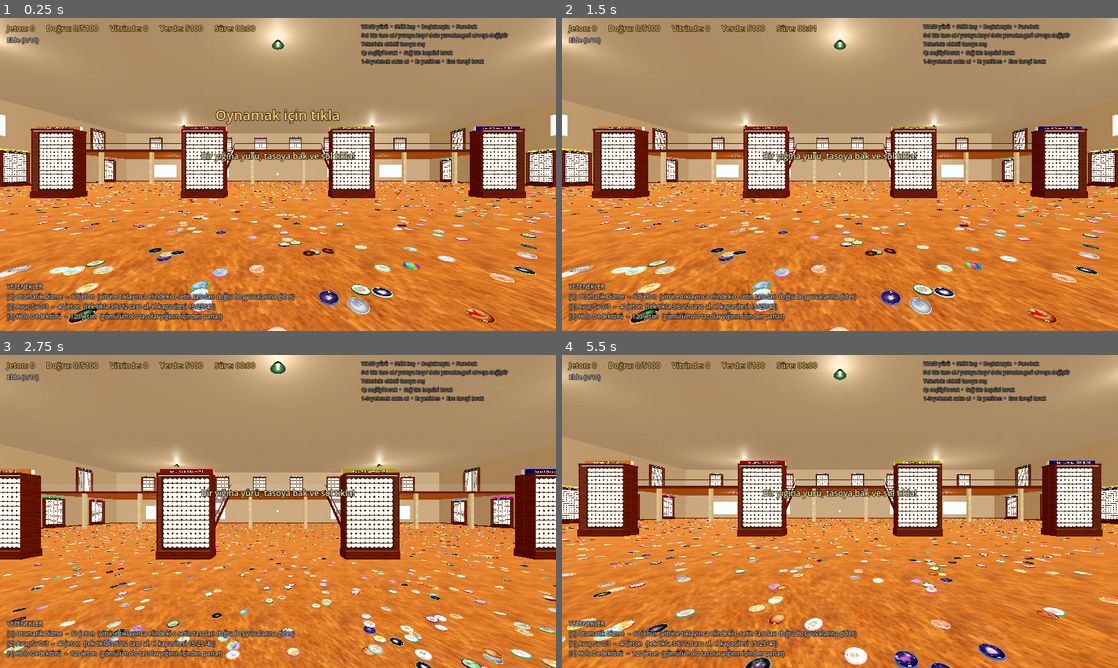
Above: before the commit, frames 1-4 (two rows, left to right).
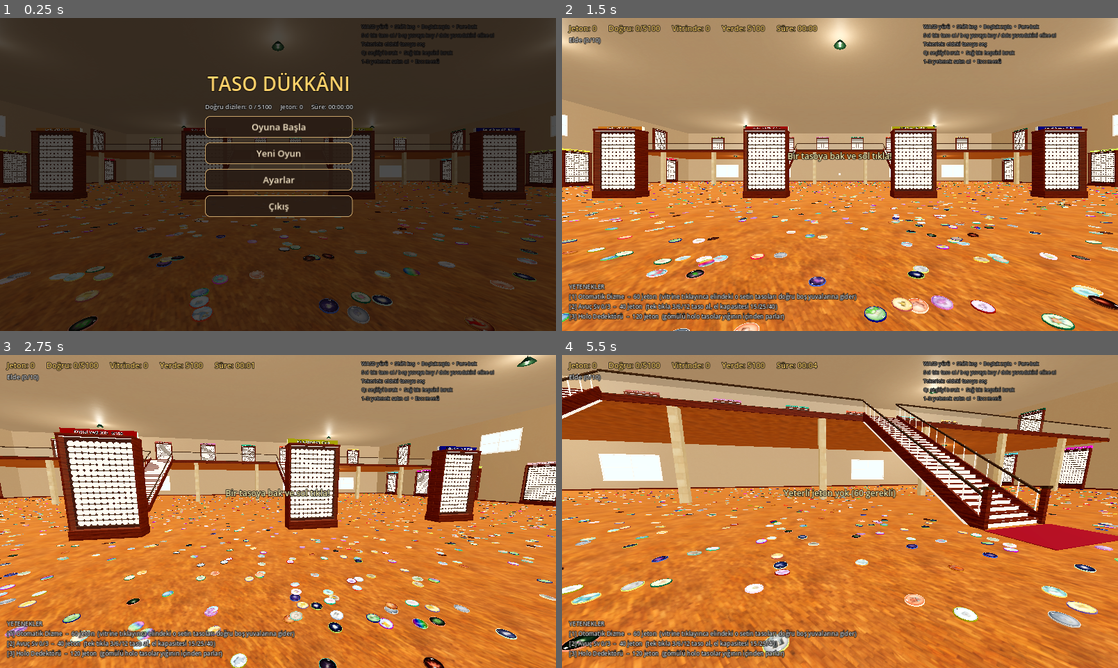
Above: after the commit, the same moments.

Repository: bogacavdar/tasoTidyUp
Game: Godot game, scene res://main.tscn
The game is run twice, just before and just after one commit, with the same random seed, the same clock (stepped at 60 frames per second) and the same inputs.
Inputs (mouse positions are in pixels of both pictures, inside the frame that each line leads up to):
- Up to frame 1 (0.25 s): no input
- Up to frame 2 (1.5 s): click (840, 152) at 0.5 s, where only the run after the commit has a clickable "Yeni Oyun"; click (840, 152) at 1.25 s, where only the run after the commit has a clickable "Emin misin? Tüm ilerleme sili…"
- Up to frame 3 (2.75 s): tap Enter at 2 s; move the mouse to (305, 511) at 2.02 s; hold W from 2.03 s (still down); tap R at 2.1 s; click (305, 511) at 2.17 s; tap Space at 2.27 s
- Up to frame 4 (5.5 s): keep holding W; move the mouse to (812, 511) at 2.77 s; tap R at 2.85, 3.8, 4.55, 5.3 s; click (812, 511) at 2.92 s; tap Space at 3.02, 4.52, 5.27 s; move the mouse to (851, 505) at 3.52 s; hold Shift 3.53-4.28 s; click (851, 505) at 3.67 s; move the mouse to (834, 517) at 4.27 s; tap Q at 4.35 s; click (834, 517) at 4.42 s; move the mouse to (878, 514) at 5.02 s; tap 1 at 5.1 s; click (878, 514) at 5.17 s

The runs differ from the first frame. In frame 1, 99% of the frame differs, in the area x 0-100%, y 0-100%; in frame 2, 8.2%; in frame 3, 42%; in frame 4, 52%.

Commit message:
Kayıt sistemi (otomatik + menüden), açılış/duraklatma menüsü, ayarlar; R tuşu kaldırıldı; dolu yuvaya tıklayınca taso ele gelir
Co-Authored-By: Claude Opus 5.5 <noreply@anthropic.com>
Claude-Session: https://claude.ai/code/session_01BTyhiHLjtdzr61JEp6Kda6

Diff:
--- a/main.gd
+++ b/main.gd
@@ -42,7 +42,9 @@
 const SPRINT_MULT := 2.0
 const JUMP_VELOCITY := 4.8
 const GRAVITY := 12.0
-const MOUSE_SENS := 0.0025
+const SAVE_PATH := "user://kayit.json"
+const SETTINGS_PATH := "user://ayarlar.json"
+const AUTOSAVE_SEC := 20.0
 
 const SETS := [
 	{"name": "Kor Vadisi", "code": "KV"}, {"name": "Derin Su", "code": "DS"},
@@ -168,7 +170,6 @@
 var last_sfx_frame := -1
 
 # Dokunmatik (telefon) kontrolleri
-const TOUCH_LOOK_SENS := 0.005
 const JOY_RADIUS := 110.0
 var touch_mode := false
 var move_id := -1
@@ -183,6 +184,25 @@
 var joy_base: Panel
 var joy_knob: Panel
 
+# Kayıt ve menü
+static var skip_menu := false        # "Yeni Oyun" sonrası menüyü atlayıp doğrudan başla
+var mouse_sens := 0.0025
+var touch_sens := 0.005
+var volume := 0.8
+var loading := false
+var save_dirty := false
+var save_timer := 0.0
+var started := false
+var menu_layer: CanvasLayer
+var menu_main: Control
+var menu_settings: Control
+var menu_stats: Label
+var btn_continue: Button
+var btn_new: Button
+var btn_save: Button
+var new_confirm := false
+var capture_grace := 0.0
+
 var hud_stats: Label
 var hud_info: Label
 var hud_hand: Label
@@ -199,13 +219,25 @@
 	_build_atlas()
 	_make_taso_material()
 	_make_env_materials()
+	_load_settings()
 	_build_world()
 	_build_player()
-	_spawn_tasos()
+	var data := _read_save()
+	_spawn_tasos(data)
 	_build_pile()
 	_build_hud()
 	_build_sounds()
-	_say("Bir yığına yürü, tasoya bak ve sol tıkla!")
+	if not data.is_empty():
+		_apply_save(data)
+		_say("Kaldığın yerden devam ediyorsun")
+	else:
+		_say("Bir tasoya bak ve sol tıkla!")
+	_build_menu(not data.is_empty())
+	if skip_menu:
+		skip_menu = false
+		_close_menu()
+	else:
+		_open_menu()
 
 
 func _init_skills() -> void:
@@ -891,7 +923,24 @@
 
 
 # ---------------- Tasolar ----------------
-func _spawn_tasos() -> void:
+func _spawn_tasos(data: Dictionary) -> void:
+	if data.has("tasos"):
+		var list: Array = data["tasos"]
+		for i in list.size():
+			var e: Array = list[i]
+			var holo_s: bool = int(e[2]) == 1
+			tasos.append({"grp": int(e[0]), "num": int(e[1]), "holo": holo_s})
+			if holo_s:
+				holo_list.append(i)
+			paid.append(int(e[3]) == 1)
+			var ip: bool = int(e[4]) == 1
+			in_pile.append(ip)
+			var q := Quaternion(float(e[8]), float(e[9]), float(e[10]), float(e[11])).normalized()
+			pile_xf.append(Transform3D(Basis(q), Vector3(float(e[5]), float(e[6]), float(e[7]))))
+			if ip:
+				_grid_add(i)
+				pile_count += 1
+		return
 	var pairs: Array = []
 	for g in set_count:
 		for n in NUMBERS_PER_SET:
@@ -950,7 +999,7 @@
 		var t: Dictionary = tasos[i]
 		var mm: MultiMesh = pile_mms[t["grp"]]
 		var k: int = t["num"] - 1
-		mm.set_instance_transform(k, pile_xf[i])
+		mm.set_instance_transform(k, pile_xf[i] if in_pile[i] else hidden_xf)
 		mm.set_instance_custom_data(k, _custom(i))
 		mm.set_instance_color(k, _taso_color(i))
 		var smm: MultiMesh = shelf_mms[t["grp"]]
@@ -1020,6 +1069,7 @@
 
 
 func _take(i: int) -> void:
+	save_dirty = true
 	_grid_remove(i)
 	in_pile[i] = false
 	pile_count -= 1
@@ -1028,6 +1078,7 @@
 
 
 func _put_in_pile(i: int, xf: Transform3D) -> void:
+	save_dirty = true
 	pile_xf[i] = xf
 	in_pile[i] = true
 	pile_count += 1
@@ -1093,6 +1144,15 @@
 
 
 func _process(delta: float) -> void:
+	if save_dirty:
+		save_timer += delta
+		if save_timer >= AUTOSAVE_SEC:
+			_write_save()
+	# tarayıcıda Esc fare kilidini kendisi kaldırır: o zaman menüyü aç
+	if capture_grace > 0.0:
+		capture_grace -= delta
+	elif started and not touch_mode and Input.mouse_mode != Input.MOUSE_MODE_CAPTURED:
+		_open_menu()
 	anim += delta
 	if not finished:
 		elapsed += delta
@@ -1108,8 +1168,8 @@
 		_touch_input(event)
 		return
 	if event is InputEventMouseMotion and Input.mouse_mode == Input.MOUSE_MODE_CAPTURED:
-		player.rotate_y(-event.relative.x * MOUSE_SENS)
-		cam.rotation.x = clampf(cam.rotation.x - event.relative.y * MOUSE_SENS, -1.5, 1.5)
+		player.rotate_y(-event.relative.x * mouse_sens)
+		cam.rotation.x = clampf(cam.rotation.x - event.relative.y * mouse_sens, -1.5, 1.5)
 		return
 	if event is InputEventMouseButton and event.pressed:
 		if Input.mouse_mode != Input.MOUSE_MODE_CAPTURED:
@@ -1128,11 +1188,9 @@
 	if event is InputEventKey and event.pressed and not event.echo:
 		match event.keycode:
 			KEY_ESCAPE:
-				Input.mouse_mode = Input.MOUSE_MODE_VISIBLE
+				_open_menu()
 			KEY_Q:
 				_drop(true)
-			KEY_R:
-				get_tree().reload_current_scene()
 			KEY_1:
 				_try_buy("oto")
 			KEY_2:
@@ -1180,8 +1238,8 @@
 			joy_knob.position = move_origin + off - joy_knob.size / 2.0
 		elif e.index == look_id:
 			look_travel += e.relative.length()
-			player.rotate_y(-e.relative.x * TOUCH_LOOK_SENS)
-			cam.rotation.x = clampf(cam.rotation.x - e.relative.y * TOUCH_LOOK_SENS, -1.5, 1.5)
+			player.rotate_y(-e.relative.x * touch_sens)
+			cam.rotation.x = clampf(cam.rotation.x - e.relative.y * touch_sens, -1.5, 1.5)
 
 
 func _round_panel(col: Color, size: float) -> Panel:
@@ -1230,6 +1288,7 @@
 	run.toggled.connect(func(on: bool): touch_sprint = on)
 	_touch_button(layer, "Bırak", Vector2(1420, 560), Vector2(150, 110)).pressed.connect(func(): _drop(true))
 	_touch_button(layer, "Hepsini\nbırak", Vector2(1260, 620), Vector2(140, 110)).pressed.connect(func(): _drop(false))
+	_touch_button(layer, "Menü", Vector2(1440, 20), Vector2(140, 70)).pressed.connect(func(): _open_menu())
 	_touch_button(layer, "<", Vector2(20, 110), Vector2(90, 80)).pressed.connect(func(): _cycle(-1))
 	_touch_button(layer, ">", Vector2(120, 110), Vector2(90, 80)).pressed.connect(func(): _cycle(1))
 	for k in SKILL_ORDER.size():
@@ -1358,16 +1417,13 @@
 		hand.remove_at(sel)
 		_place(i, g, slot)
 	else:
-		# Dolu yuva: el boşsa geri al, doluysa seçiliyle yer değiştir
-		if hand.is_empty():
-			var old := _unplace(g, slot)
-			hand.append(old)
-			sel = 0
-		else:
-			var i: int = hand[sel]
-			var old := _unplace(g, slot)
-			hand[sel] = old
-			_place(i, g, slot)
+		# Dolu yuva: bir yuvada tek taso olur; tıklayınca oradaki taso ele gelir
+		if hand.size() >= _cap():
+			_say("Elin dolu (%d)! Önce bir tasoyu yerleştir ya da bırak" % _cap())
+			return
+		var old := _unplace(g, slot)
+		hand.append(old)
+		sel = hand.size() - 1
 	sel = clampi(sel, 0, maxi(hand.size() - 1, 0))
 	_rebuild_hand()
 
@@ -1376,13 +1432,15 @@
 	var t: Dictionary = tasos[i]
 	slots[g][n] = i
 	placed += 1
+	save_dirty = true
 	var shelf: Node3D = shelves[g]
 	var smm: MultiMesh = shelf_mms[t["grp"]]
 	smm.set_instance_transform(int(t["num"]) - 1, shelf.global_transform * Transform3D(Basis(Vector3.RIGHT, PI / 2), _slot_local(n) + Vector3(0, 0, 0.009)))
 	if _is_correct(g, n):
 		correct += 1
-		_play(snd_holo if t["holo"] else snd_correct)
-		if not paid[i]:
+		if not loading:
+			_play(snd_holo if t["holo"] else snd_correct)
+		if not paid[i] and not loading:
 			paid[i] = true
 			coins += COIN_HOLO if t["holo"] else COIN_PLACE
 			if t["holo"]:
@@ -1397,6 +1455,7 @@
 		correct -= 1
 	slots[g][n] = -1
 	placed -= 1
+	save_dirty = true
 	var t: Dictionary = tasos[i]
 	var smm: MultiMesh = shelf_mms[t["grp"]]
 	smm.set_instance_transform(int(t["num"]) - 1, hidden_xf)
@@ -1429,7 +1488,7 @@
 		hm.emission_enabled = done
 		for k in NUMBERS_PER_SET:
 			_refresh_ring(g, k)
-		if done:
+		if done and not loading:
 			_play(snd_set, true)
 			if not set_bonus_paid[g]:
 				set_bonus_paid[g] = true
@@ -1510,6 +1569,7 @@
 		return
 	coins -= c
 	sk["level"] = lvl + 1
+	save_dirty = true
 	_say("%s açıldı!" % sk["name"])
 
 
@@ -1566,6 +1626,281 @@
 	sfx.stream = stream
 	sfx.pitch_scale = randf_range(0.97, 1.03)
 	sfx.play()
+
+
+# ---------------- Kayıt ----------------
+func _read_save() -> Dictionary:
+	if not FileAccess.file_exists(SAVE_PATH):
+		return {}
+	var f := FileAccess.open(SAVE_PATH, FileAccess.READ)
+	if f == null:
+		return {}
+	var parsed: Variant = JSON.parse_string(f.get_as_text())
+	f.close()
+	if typeof(parsed) != TYPE_DICTIONARY:
+		return {}
+	var d: Dictionary = parsed
+	# set yapısı değiştiyse eski kaydı kullanma
+	if int(d.get("sets", 0)) != set_count or int(d.get("per_set", 0)) != NUMBERS_PER_SET:
+		return {}
+	var list: Array = d.get("tasos", [])
+	if list.size() != set_count * NUMBERS_PER_SET:
+		return {}
+	return d
+
+
+func _write_save() -> void:
+	if not started and tasos.is_empty():
+		return
+	var list: Array = []
+	for i in tasos.size():
+		var t: Dictionary = tasos[i]
+		var xf: Transform3D = pile_xf[i]
+		var q := xf.basis.get_rotation_quaternion()
+		var o := xf.origin
+		list.append([t["grp"], t["num"], 1 if t["holo"] else 0, 1 if paid[i] else 0, 1 if in_pile[i] else 0,
+			snappedf(o.x, 0.001), snappedf(o.y, 0.001), snappedf(o.z, 0.001),
+			snappedf(q.x, 0.0001), snappedf(q.y, 0.0001), snappedf(q.z, 0.0001), snappedf(q.w, 0.0001)])
+	var slot_list: Array = []
+	for g in set_count:
+		for n in NUMBERS_PER_SET:
+			if slots[g][n] != -1:
+				slot_list.append([g, n, slots[g][n]])
+	var sk_levels := {}
+	for key in skills:
+		sk_levels[key] = skills[key]["level"]
+	var pp := player.global_position
+	var data := {
+		"v": 1, "sets": set_count, "per_set": NUMBERS_PER_SET,
+		"coins": coins, "elapsed": snappedf(elapsed, 0.1), "skills": sk_levels,
+		"bonus": set_bonus_paid, "hand": hand, "sel": sel,
+		"player": [snappedf(pp.x, 0.01), snappedf(pp.y, 0.01), snappedf(pp.z, 0.01), snappedf(player.rotation.y, 0.001), snappedf(cam.rotation.x, 0.001)],
+		"tasos": list, "slots": slot_list,
+	}
+	var f := FileAccess.open(SAVE_PATH, FileAccess.WRITE)
+	if f == null:
+		return
+	f.store_string(JSON.stringify(data))
+	f.close()
+	save_dirty = false
+	save_timer = 0.0
+
+
+func _apply_save(d: Dictionary) -> void:
+	loading = true
+	for e in d.get("slots", []):
+		var ea: Array = e
+		_place(int(ea[2]), int(ea[0]), int(ea[1]))
+	loading = false
+	coins = int(d.get("coins", 0))
+	elapsed = float(d.get("elapsed", 0.0))
+	var sk_levels: Dictionary = d.get("skills", {})
+	for key in sk_levels:
+		if skills.has(key):
+			skills[key]["level"] = int(sk_levels[key])
+	var bonus: Array = d.get("bonus", [])
+	for g in mini(bonus.size(), set_count):
+		set_bonus_paid[g] = bool(bonus[g])
+	hand.clear()
+	for i in d.get("hand", []):
+		hand.append(int(i))
+	sel = clampi(int(d.get("sel", 0)), 0, maxi(hand.size() - 1, 0))
+	var pl: Array = d.get("player", [])
+	if pl.size() == 5:
+		player.global_position = Vector3(float(pl[0]), float(pl[1]), float(pl[2]))
+		player.rotation.y = float(pl[3])
+		cam.rotation.x = float(pl[4])
+	_refresh_holo()
+	_rebuild_hand()
+	save_dirty = false
+
+
+func _notification(what: int) -> void:
+	if what == NOTIFICATION_WM_CLOSE_REQUEST or what == NOTIFICATION_APPLICATION_FOCUS_OUT or what == NOTIFICATION_APPLICATION_PAUSED:
+		if started and save_dirty:
+			_write_save()
+
+
+func _load_settings() -> void:
+	if FileAccess.file_exists(SETTINGS_PATH):
+		var f := FileAccess.open(SETTINGS_PATH, FileAccess.READ)
+		var parsed: Variant = JSON.parse_string(f.get_as_text())
+		f.close()
+		if typeof(parsed) == TYPE_DICTIONARY:
+			var d: Dictionary = parsed
+			mouse_sens = float(d.get("mouse", mouse_sens))
+			touch_sens = float(d.get("touch", touch_sens))
+			volume = float(d.get("volume", volume))
+	AudioServer.set_bus_volume_db(0, linear_to_db(maxf(volume, 0.001)))
+
+
+func _save_settings() -> void:
+	var f := FileAccess.open(SETTINGS_PATH, FileAccess.WRITE)
+	if f != null:
+		f.store_string(JSON.stringify({"mouse": mouse_sens, "touch": touch_sens, "volume": volume}))
+		f.close()
+
+
+# ---------------- Menü ----------------
+func _menu_button(parent: Node, text: String) -> Button:
+	var b := Button.new()
+	b.text = text
+	b.custom_minimum_size = Vector2(420, 62)
+	b.focus_mode = Control.FOCUS_NONE
+	b.add_theme_font_size_override("font_size", 26)
+	var sb := StyleBoxFlat.new()
+	sb.bg_color = Color(0.16, 0.11, 0.08, 0.92)
+	sb.set_corner_radius_all(14)
+	sb.border_color = Color("c9a46a")
+	sb.set_border_width_all(2)
+	var sbh := sb.duplicate() as StyleBoxFlat
+	sbh.bg_color = Color(0.32, 0.22, 0.14, 0.95)
+	b.add_theme_stylebox_override("normal", sb)
+	b.add_theme_stylebox_override("hover", sbh)
+	b.add_theme_stylebox_override("pressed", sbh)
+	b.add_theme_color_override("font_color", Color("f6e7c8"))
+	parent.add_child(b)
+	return b
+
+
+func _menu_box(root: Control) -> VBoxContainer:
+	var box := VBoxContainer.new()
+	box.position = Vector2(590, 150)
+	box.size = Vector2(420, 600)
+	box.add_theme_constant_override("separation", 14)
+	root.add_child(box)
+	return box
+
+
+func _menu_label(parent: Node, text: String, size: int, col: Color) -> Label:
+	var l := Label.new()
+	l.text = text
+	l.horizontal_alignment = HORIZONTAL_ALIGNMENT_CENTER
+	l.add_theme_font_size_override("font_size", size)
+	l.add_theme_color_override("font_color", col)
+	l.add_theme_color_override("font_outline_color", Color.BLACK)
+	l.add_theme_constant_override("outline_size", 6)
+	parent.add_child(l)
+	return l
+
+
+func _build_menu(has_save: bool) -> void:
+	menu_layer = CanvasLayer.new()
+	menu_layer.layer = 10
+	menu_layer.process_mode = Node.PROCESS_MODE_ALWAYS
+	add_child(menu_layer)
+	var dim := ColorRect.new()
+	dim.color = Color(0.03, 0.02, 0.02, 0.72)
+	dim.size = Vector2(1600, 900)
+	menu_layer.add_child(dim)
+
+	menu_main = Control.new()
+	menu_main.size = Vector2(1600, 900)
+	menu_layer.add_child(menu_main)
+	var box := _menu_box(menu_main)
+	_menu_label(box, "TASO DÜKKÂNI", 56, Color("ffd36b"))
+	menu_stats = _menu_label(box, "", 18, Color(1, 1, 1, 0.8))
+	btn_continue = _menu_button(box, "Devam Et" if has_save else "Oyuna Başla")
+	btn_continue.pressed.connect(_close_menu)
+	btn_save = _menu_button(box, "Kaydet")
+	btn_save.pressed.connect(_on_save_pressed)
+	btn_new = _menu_button(box, "Yeni Oyun")
+	btn_new.pressed.connect(_on_new_game)
+	_menu_button(box, "Ayarlar").pressed.connect(_on_settings_pressed)
+	if not OS.has_feature("web"):
+		_menu_button(box, "Çıkış").pressed.connect(_on_quit_pressed)
+
+	menu_settings = Control.new()
+	menu_settings.size = Vector2(1600, 900)
+	menu_settings.visible = false
+	menu_layer.add_child(menu_settings)
+	var sbox := _menu_box(menu_settings)
+	_menu_label(sbox, "AYARLAR", 44, Color("ffd36b"))
+	_slider(sbox, "Fare hassasiyeti", 0.0005, 0.008, mouse_sens, func(v: float): mouse_sens = v)
+	_slider(sbox, "Dokunmatik hassasiyet", 0.001, 0.015, touch_sens, func(v: float): touch_sens = v)
+	_slider(sbox, "Ses", 0.0, 1.0, volume, _set_volume)
+	_menu_button(sbox, "Geri").pressed.connect(_on_settings_back)
+	menu_layer.visible = false
+
+
+func _on_save_pressed() -> void:
+	_write_save()
+	btn_save.text = "Kaydedildi"
+
+
+func _on_settings_pressed() -> void:
+	menu_main.visible = false
+	menu_settings.visible = true
+
+
+func _on_settings_back() -> void:
+	_save_settings()
+	menu_settings.visible = false
+	menu_main.visible = true
+
+
+func _on_quit_pressed() -> void:
+	_write_save()
+	get_tree().quit()
+
+
+func _set_volume(v: float) -> void:
+	volume = v
+	AudioServer.set_bus_volume_db(0, linear_to_db(maxf(v, 0.001)))
+
+
+func _slider(parent: Node, title: String, lo: float, hi: float, value: float, on_change: Callable) -> void:
+	_menu_label(parent, title, 20, Color(1, 1, 1, 0.85))
+	var sl := HSlider.new()
+	sl.min_value = lo
+	sl.max_value = hi
+	sl.step = (hi - lo) / 100.0
+	sl.value = value
+	sl.custom_minimum_size = Vector2(420, 36)
+	sl.focus_mode = Control.FOCUS_NONE
+	sl.value_changed.connect(on_change)
+	parent.add_child(sl)
+
+
+func _open_menu() -> void:
+	if menu_layer == null or menu_layer.visible:
+		return
+	menu_layer.visible = true
+	menu_main.visible = true
+	menu_settings.visible = false
+	new_confirm = false
+	btn_new.text = "Yeni Oyun"
+	btn_save.text = "Kaydet"
+	btn_save.visible = started
+	if started:
+		btn_continue.text = "Devam Et"
+	var s := int(elapsed)
+	menu_stats.text = "Doğru dizilen: %d / %d     Jeton: %d     Süre: %02d:%02d:%02d" % [correct, set_count * NUMBERS_PER_SET, coins, floori(s / 3600.0), floori(s / 60.0) % 60, s % 60]
+	get_tree().paused = true
+	Input.mouse_mode = Input.MOUSE_MODE_VISIBLE
+	if started and save_dirty:
+		_write_save()
+
+
+func _close_menu() -> void:
+	menu_layer.visible = false
+	get_tree().paused = false
+	started = true
+	capture_grace = 0.8
+	if not touch_mode:
+		Input.mouse_mode = Input.MOUSE_MODE_CAPTURED
+
+
+func _on_new_game() -> void:
+	if not new_confirm:
+		new_confirm = true
+		btn_new.text = "Emin misin? Tüm ilerleme silinir"
+		return
+	if FileAccess.file_exists(SAVE_PATH):
+		DirAccess.remove_absolute(ProjectSettings.globalize_path(SAVE_PATH))
+	skip_menu = true
+	get_tree().paused = false
+	get_tree().reload_current_scene()
 
 
 # ---------------- HUD ----------------
@@ -1608,7 +1943,7 @@
 		help.text = "Sol taraf: yürü  •  Sağ taraf: sürükle bak, dokun al/koy\n< >: eldeki tasoyu seç  •  1-3: yetenek satın al"
 		_build_touch_ui(layer)
 	else:
-		help.text = "WASD yürü  •  Shift koş  •  Boşluk zıpla  •  Fare bak\nSol tık: taso al / yuvaya koy / dolu yuvadan geri al veya değiştir\nTekerlek: eldeki tasoyu seç\nQ: seçiliyi bırak  •  Sağ tık: hepsini bırak\n1-3: yetenek satın al  •  R: yeniden  •  Esc: fareyi bırak"
+		help.text = "WASD yürü  •  Shift koş  •  Boşluk zıpla  •  Fare bak\nSol tık: taso al / boş yuvaya koy / dolu yuvadakini eline al\nTekerlek: eldeki tasoyu seç\nQ: seçiliyi bırak  •  Sağ tık: hepsini bırak\n1-3: yetenek satın al  •  Esc: menü"
 
 
 func _taso_name(i: int) -> String:
@@ -1664,8 +1999,8 @@
 
 	hud_msg.text = message if message_time > 0.0 else ""
 	if finished:
-		hud_center.text = "TÜM VİTRİNLER TAMAM!\nSüre %02d:%02d  •  R ile yeniden başla" % [floori(s / 60.0), s % 60]
-	elif not touch_mode and Input.mouse_mode != Input.MOUSE_MODE_CAPTURED:
-		hud_center.text = "Oynamak için tıkla"
+		hud_center.text = "TÜM VİTRİNLER TAMAM!\nSüre %02d:%02d  •  Yeni oyun için menüyü aç" % [floori(s / 60.0), s % 60]
+	elif false:
+		pass
 	else:
 		hud_center.text = ""
